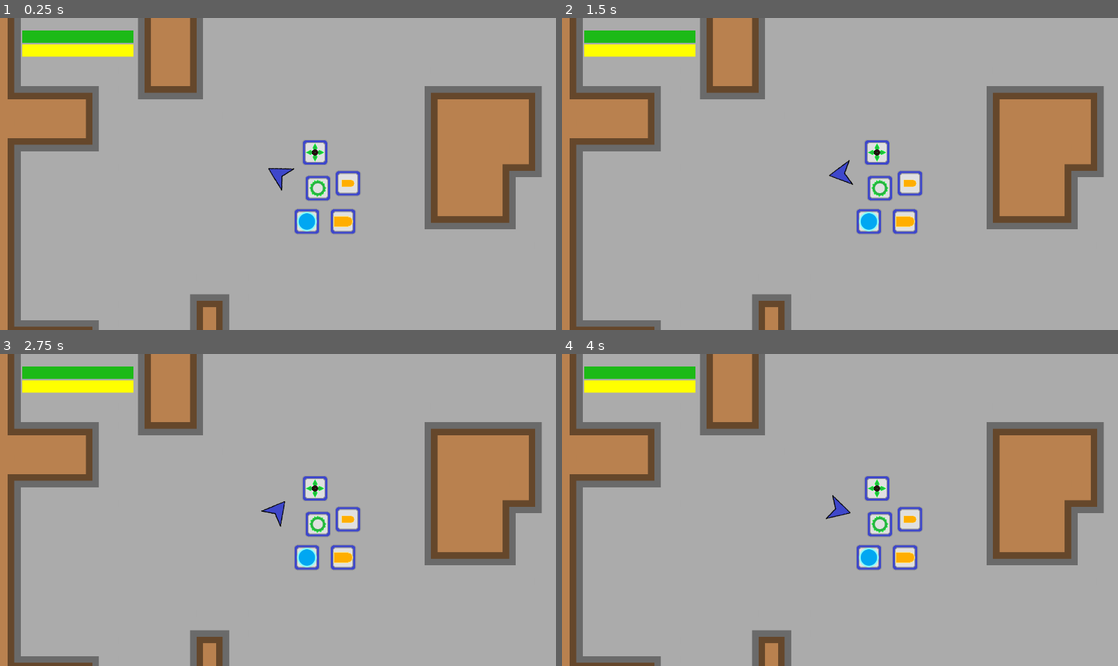
Above: before the commit, frames 1-4 (two rows, left to right).
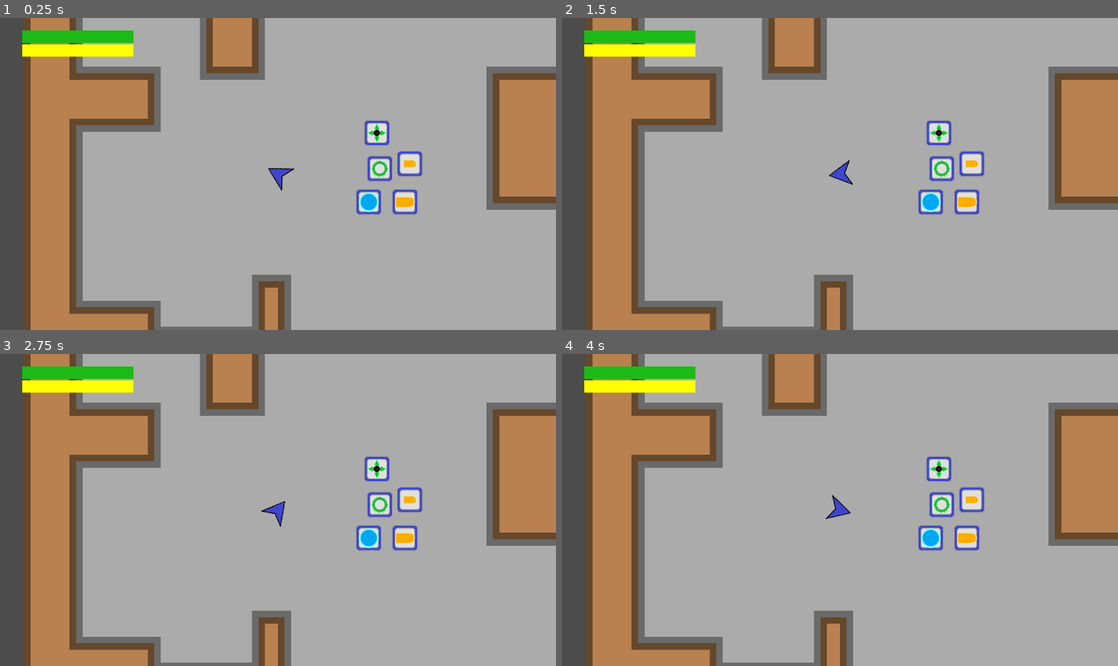
Above: after the commit, the same moments.

Repository: afkpuezo/blinkshooter
Game: Godot game, scene res://scenes/demos/demo.tscn
The game is run twice, just before and just after one commit, with the same random seed, the same clock (stepped at 60 frames per second) and the same inputs.
Inputs (mouse positions are in pixels of both pictures, inside the frame that each line leads up to):
- Up to frame 1 (0.25 s): no input
- Up to frame 2 (1.5 s): tap Enter at 0.5 s; move the mouse to (962, 158) at 0.52 s; click (962, 158) at 0.6 s; tap Space at 1.25 s; move the mouse to (728, 189) at 1.27 s; click (728, 189) at 1.35 s
- Up to frame 3 (2.75 s): tap Enter at 2 s; move the mouse to (333, 441) at 2.02 s; click (333, 441) at 2.1 s
- Up to frame 4 (4 s): tap Space at 2.75 s; move the mouse to (812, 572) at 2.77 s; click (812, 572) at 2.85 s; tap Enter at 3.5 s; move the mouse to (1006, 556) at 3.52 s; click (1006, 556) at 3.6 s

The runs differ from the first frame. In frame 1, 37% of the frame differs, in the area x 0-100%, y 0-100%; in frame 2, 37%; in frame 3, 37%; in frame 4, 37%.

Commit message:
Player scene re-done to inherit from unit

Diff:
--- a/project.godot
+++ b/project.godot
@@ -149,10 +149,10 @@
 "language": "GDScript",
 "path": "res://scenes/units/player/player_components/pickup_grabber.gd"
 }, {
-"base": "Unit",
-"class": "Player",
-"language": "GDScript",
-"path": "res://scenes/units/player/player.gd"
+"base": "Node2D",
+"class": "PlayerBrain",
+"language": "GDScript",
+"path": "res://scenes/units/player/player_brain.gd"
 }, {
 "base": "Node2D",
 "class": "PlayerDetection",
@@ -273,7 +273,7 @@
 "Mover": "",
 "Pickup": "",
 "PickupGrabber": "",
-"Player": "",
+"PlayerBrain": "",
 "PlayerDetection": "",
 "PlayerMonitorText": "",
 "PlayerMover": "",
--- a/scenes/actions/blink/blink.gd
+++ b/scenes/actions/blink/blink.gd
@@ -75,7 +75,7 @@
 		Spawner.spawn_node(effect_scene.instance(), user.get_position())
 		destination_effect = effect_scene.instance()
 		Spawner.spawn_node(destination_effect, target_position, 0, 0.1)
-	user.do_teleport_animation()
+	GameEvents.emit_signal("player_teleport_started")
 
 	yield(get_tree().create_timer(teleport_wait_time, false), "timeout")
 	GameEvents.emit_signal("player_teleported")
--- a/scenes/actions/shuriken/shuriken_attack.gd
+++ b/scenes/actions/shuriken/shuriken_attack.gd
@@ -70,7 +70,7 @@
 func on_collision(col: KinematicCollision2D):
 	var collider = col.collider
 	#print("DEBUG: shuriken colliding with %s" % collider.name)
-	if Player.is_player(collider):
+	if PlayerBrain.is_player(collider):
 		die()
 	else: # assume wall
 		emit_signal("exploded")
--- a/scenes/demos/demo.tscn
+++ b/scenes/demos/demo.tscn
@@ -44,9 +44,6 @@
 
 [node name="Units" type="Node2D" parent="."]
 
-[node name="Player" parent="Units" instance=ExtResource( 5 )]
-position = Vector2( 200, 200 )
-
 [node name="Enemy" parent="Units" instance=ExtResource( 9 )]
 position = Vector2( 1224, 653 )
 starting_weapon_scene = ExtResource( 4 )
@@ -66,3 +63,6 @@
 [node name="Enemy5" parent="Units" instance=ExtResource( 9 )]
 position = Vector2( 1492, 602 )
 starting_weapon_scene = ExtResource( 4 )
+
+[node name="Player" parent="Units" instance=ExtResource( 1 )]
+position = Vector2( 48, 248 )
--- a/scenes/singletons/game_events.gd
+++ b/scenes/singletons/game_events.gd
@@ -42,7 +42,14 @@
 # warning-ignore:unused_signal
 signal player_weapon_bar_tick(msg)
 
-## might come back to add args to this
+## called when the teleportation starts
+# (used to trigger animation in new player scene)
+# might come back to add args to this
+# warning-ignore:unused_signal
+signal player_teleport_started()
+
+## called when the player actually moves
+# might come back to add args to this
 # warning-ignore:unused_signal
 signal player_teleported()
 
--- a/scenes/units/enemies/enemy.gd
+++ b/scenes/units/enemies/enemy.gd
@@ -67,7 +67,7 @@
 
 ## if shot by the player from far away, we know where they are
 func take_damage(amount: int, source):
-	var true_source = Player.get_player_if_source(source)
+	var true_source = PlayerBrain.get_player_if_source(source)
 	if true_source:
 		_update_knowledge_of_player(true, true_source)
 	.take_damage(amount, true_source)
--- a/scenes/units/enemies/enemy_components/player_detection/player_detection.gd
+++ b/scenes/units/enemies/enemy_components/player_detection/player_detection.gd
@@ -95,9 +95,9 @@
 	if bodies.empty():
 		return return_dict
 
-	var player: Player
+	var player: Unit
 	for body in bodies:
-		if body is Player:
+		if PlayerBrain.is_player(body):
 			player = body
 			break
 
@@ -108,7 +108,7 @@
 	for ray in rays_arr:
 		#print("DEBUG: PlayerDetection._ready(): checking ray")
 		ray.force_raycast_update()
-		if ray.is_colliding() and ray.get_collider() is Player:
+		if ray.is_colliding() and PlayerBrain.is_player(ray.get_collider()):
 			num_hits += 1
 			#if ray == center_ray:
 			if ray.name == CENTER_RAY_NAME:
--- a/scenes/units/player/new_player.tscn
+++ /dev/null
@@ -1,41 +0,0 @@
-[gd_scene load_steps=5 format=2]
-
-[ext_resource path="res://scenes/units/unit.tscn" type="PackedScene" id=1]
-[ext_resource path="res://scenes/units/player/player_components/player_mover.gd" type="Script" id=2]
-[ext_resource path="res://scenes/units/unit_components/combat_resource.gd" type="Script" id=3]
-[ext_resource path="res://scenes/units/player/player_character.png" type="Texture" id=4]
-
-[node name="Player" instance=ExtResource( 1 )]
-
-[node name="Health" type="Node" parent="CombatResources" index="0"]
-script = ExtResource( 3 )
-is_player = true
-
-[node name="Energy" type="Node" parent="CombatResources" index="1"]
-script = ExtResource( 3 )
-type = 1
-is_player = true
-
-[node name="BasicAmmo" type="Node" parent="CombatResources" index="2"]
-script = ExtResource( 3 )
-MAX_VALUE = 50
-type = 2
-is_player = true
-
-[node name="BigAmmo" type="Node" parent="CombatResources" index="3"]
-script = ExtResource( 3 )
-MAX_VALUE = 5
-type = 3
-is_player = true
-
-[node name="MovementStats" parent="." index="2"]
-MAX_SPEED = 500
-
-[node name="ExplosionAnimator" parent="Animators" index="1"]
-sprite_z = "5"
-
-[node name="PlayerMover" type="Node2D" parent="." index="5"]
-script = ExtResource( 2 )
-
-[node name="Sprite" type="Sprite" parent="." index="6"]
-texture = ExtResource( 4 )
--- a/scenes/units/player/player.tscn
+++ b/scenes/units/player/player.tscn
@@ -1,22 +1,19 @@
-[gd_scene load_steps=15 format=2]
+[gd_scene load_steps=12 format=2]
 
-[ext_resource path="res://scenes/units/player/player_components/action_bar.gd" type="Script" id=1]
-[ext_resource path="res://scenes/hit_boxes/hurt_box.gd" type="Script" id=2]
-[ext_resource path="res://scenes/units/player/player_components/weapon_bar.gd" type="Script" id=3]
+[ext_resource path="res://scenes/units/unit.tscn" type="PackedScene" id=1]
+[ext_resource path="res://scenes/units/player/player_components/player_mover.gd" type="Script" id=2]
+[ext_resource path="res://scenes/units/unit_components/combat_resource.gd" type="Script" id=3]
 [ext_resource path="res://scenes/units/player/player_character.png" type="Texture" id=4]
-[ext_resource path="res://scenes/units/player/player_components/player_mover.gd" type="Script" id=5]
-[ext_resource path="res://scenes/movement/movement_stats.gd" type="Script" id=6]
-[ext_resource path="res://scenes/units/unit_components/bullet_spawn_point.gd" type="Script" id=7]
-[ext_resource path="res://scenes/units/player/player.gd" type="Script" id=8]
-[ext_resource path="res://scenes/units/unit_components/combat_resource.gd" type="Script" id=9]
-[ext_resource path="res://scenes/effects/explosions/explosion_animator.tscn" type="PackedScene" id=10]
-[ext_resource path="res://scenes/effects/giblets_animator.tscn" type="PackedScene" id=11]
-[ext_resource path="res://scenes/units/player/player_components/pickup_grabber.tscn" type="PackedScene" id=12]
+[ext_resource path="res://scenes/units/player/player_brain.gd" type="Script" id=5]
+[ext_resource path="res://scenes/units/player/player_components/weapon_bar.gd" type="Script" id=6]
+[ext_resource path="res://scenes/units/player/player_components/action_bar.gd" type="Script" id=7]
+[ext_resource path="res://scenes/units/unit_components/bullet_spawn_point.gd" type="Script" id=9]
+[ext_resource path="res://scenes/units/player/player_components/pickup_grabber.tscn" type="PackedScene" id=10]
 
-[sub_resource type="Animation" id=1]
+[sub_resource type="Animation" id=2]
 resource_name = "Idle"
 
-[sub_resource type="Animation" id=2]
+[sub_resource type="Animation" id=3]
 resource_name = "Teleport"
 length = 0.5
 tracks/0/type = "value"
@@ -44,91 +41,78 @@
 "values": [ Vector2( 1, 1 ), Vector2( 0.8, 0.8 ), Vector2( 0.8, 0.8 ), Vector2( 1, 1 ) ]
 }
 
-[node name="Player" type="KinematicBody2D"]
-z_index = 1
+[node name="Player" instance=ExtResource( 1 )]
 collision_layer = 2
 collision_mask = 5
-script = ExtResource( 8 )
 
-[node name="Sprite" type="Sprite" parent="."]
-texture = ExtResource( 4 )
-
-[node name="CombatResources" type="Node" parent="."]
-
-[node name="Health" type="Node" parent="CombatResources"]
-script = ExtResource( 9 )
-__meta__ = {
-"_editor_description_": ""
-}
+[node name="Health" type="Node" parent="CombatResources" index="0"]
+script = ExtResource( 3 )
 is_player = true
 
-[node name="Energy" type="Node" parent="CombatResources"]
-script = ExtResource( 9 )
+[node name="Energy" type="Node" parent="CombatResources" index="1"]
+script = ExtResource( 3 )
 REGEN = 10
 type = 1
 is_player = true
 
-[node name="Ammo" type="Node" parent="CombatResources"]
-script = ExtResource( 9 )
+[node name="BasicAmmo" type="Node" parent="CombatResources" index="2"]
+script = ExtResource( 3 )
+MAX_VALUE = 50
 type = 2
 is_player = true
 
-[node name="BigAmmo" type="Node" parent="CombatResources"]
-script = ExtResource( 9 )
+[node name="BigAmmo" type="Node" parent="CombatResources" index="3"]
+script = ExtResource( 3 )
 MAX_VALUE = 5
 type = 3
 is_player = true
 
-[node name="MovementStats" type="Node" parent="."]
-script = ExtResource( 6 )
+[node name="MovementStats" parent="." index="1"]
 MAX_SPEED = 500
 
-[node name="ActionBar" type="Node2D" parent="."]
-script = ExtResource( 1 )
+[node name="ExplosionAnimator" parent="Animators" index="1"]
+sprite_z = "5"
 
-[node name="BulletSpawnPoint" type="Node2D" parent="."]
-position = Vector2( 48, 0 )
+[node name="PlayerMover" type="Node2D" parent="." index="4"]
+script = ExtResource( 2 )
+
+[node name="Sprite" type="Sprite" parent="." index="5"]
+texture = ExtResource( 4 )
+
+[node name="PlayerBrain" type="Node2D" parent="." index="6"]
+script = ExtResource( 5 )
+
+[node name="AnimationPlayer" type="AnimationPlayer" parent="PlayerBrain" index="0"]
+root_node = NodePath("../..")
+anims/Idle = SubResource( 2 )
+anims/Teleport = SubResource( 3 )
+
+[node name="ActionBar" type="Node2D" parent="." index="7"]
 script = ExtResource( 7 )
 
-[node name="AnimationPlayer" type="AnimationPlayer" parent="."]
-anims/Idle = SubResource( 1 )
-anims/Teleport = SubResource( 2 )
+[node name="WeaponBar" type="Node2D" parent="." index="8"]
+script = ExtResource( 6 )
 
-[node name="CollisionPolygon2D" type="CollisionPolygon2D" parent="."]
-polygon = PoolVector2Array( 28, 0, -26, 30, -10, 0, -26, -30 )
+[node name="CollisionPolygon2D" type="CollisionPolygon2D" parent="." index="9"]
+visible = false
+polygon = PoolVector2Array( -26, -28, 26, 0, -26, 28 )
 
-[node name="HurtBox" type="Area2D" parent="."]
+[node name="BulletSpawnPoint" type="Node2D" parent="." index="10"]
+position = Vector2( 48, 0 )
+script = ExtResource( 9 )
+
+[node name="HurtBox" parent="." index="11"]
 collision_layer = 2
 collision_mask = 0
-script = ExtResource( 2 )
 
-[node name="CollisionPolygon2D" type="CollisionPolygon2D" parent="HurtBox"]
+[node name="CollisionPolygon2D" type="CollisionPolygon2D" parent="HurtBox" index="0"]
 visible = false
-build_mode = 1
-polygon = PoolVector2Array( -10, 0, -27, -30, 24, 0, -27, 30 )
+polygon = PoolVector2Array( -26, -28, 26, 0, -26, 28 )
 
-[node name="PlayerMover" type="Node2D" parent="."]
-script = ExtResource( 5 )
+[node name="PickupGrabber" parent="." index="12" instance=ExtResource( 10 )]
 
-[node name="WeaponBar" type="Node2D" parent="."]
-script = ExtResource( 3 )
-num_slots = 2
-
-[node name="Buffs" type="Node2D" parent="."]
-
-[node name="Animators" type="Node2D" parent="."]
-
-[node name="GibletsAnimator" parent="Animators" instance=ExtResource( 11 )]
-
-[node name="ExplosionAnimator" parent="Animators" instance=ExtResource( 10 )]
-sprite_z = "5"
-
-[node name="PickupGrabber" parent="." instance=ExtResource( 12 )]
-
-[connection signal="died" from="." to="Animators/GibletsAnimator" method="on_death"]
-[connection signal="died" from="." to="Animators/ExplosionAnimator" method="create_explosion"]
+[connection signal="died" from="." to="PlayerBrain" method="on_unit_death"]
 [connection signal="value_changed" from="CombatResources/Health" to="." method="_check_for_death"]
-[connection signal="animation_finished" from="AnimationPlayer" to="." method="_on_animation_end"]
 [connection signal="found_action" from="PickupGrabber" to="ActionBar" method="add_action"]
 [connection signal="found_resource" from="PickupGrabber" to="." method="gain_resource"]
 [connection signal="found_weapon" from="PickupGrabber" to="WeaponBar" method="add_weapon"]
--- a/scenes/units/player/player.gd
+++ b/scenes/units/player/player_brain.gd
@@ -1,17 +1,11 @@
-extends Unit
-class_name Player
-## primary player controller
+extends Node2D
+class_name PlayerBrain
+## This once was the Player class, but I decided to revise the structure for Units
+## This component contains some extra functionality to turn a Unit into the Player
+## TODO get a better name for this class
 
 
 onready var anim_player: AnimationPlayer = $AnimationPlayer
-
-export(Array, PackedScene) var starting_actions
-export(Array, PackedScene) var starting_weapons
-
-
-# child nodes
-onready var action_bar: ActionBar = $ActionBar
-onready var weapon_bar: WeaponBar = $WeaponBar
 
 
 # ----------
@@ -19,16 +13,20 @@
 # ----------
 
 
-## Overkill for now, might be more correct later if code gets more complicated
-static func is_player(n: Node):
-	return n != null and n.has_method("_is_player_help")
+## Checks if the given node is a unit and has a PlayerBrain component
+static func is_player(n: Node) -> bool:
+	if n != null and n is Unit:
+		for c in n.get_children():
+			if c.has_method("is_player"):
+				return true
+	return false
 
 
 ## Currently used by enemies to figure out who an attack came from.
 ## I kludged it so that bullets have the player as a source but the attacks
 ## from actions (such as the shuriken) point to the action node.
 ## This method will handle both cases.
-## Returns the player node if it is the source of this attack, otherwise
+## Returns the player (unit) node if it is the source of this attack, otherwise
 ## null
 static func get_player_if_source(n: Node):
 	if is_player(n):
@@ -46,6 +44,7 @@
 
 func _ready() -> void:
 	GameEvents.emit_signal("player_spawned", {'player': self})
+	GameEvents.connect("player_teleport_started", self, "do_teleport_animation")
 
 
 # ----------
@@ -53,20 +52,15 @@
 # ----------
 
 
-## can't use the Player class in this script, looking for this method will do the same thing
-## pretty gross
-func _is_player_help() -> bool:
-	return true
-
-
-## from Unit
-func die():
+## from Unit signal
+func on_unit_death():
 	GameEvents.emit_signal("player_died", {'player': self})
-	.die()
 
 
 ## call the animation on the animation player
+## TODO connect to event
 func do_teleport_animation():
+	print("do_teleport_animation called")
 	anim_player.play("Teleport")
 
 
--- a/scenes/units/unit.tscn
+++ b/scenes/units/unit.tscn
@@ -1,11 +1,10 @@
 [gd_scene load_steps=6 format=2]
 
 [ext_resource path="res://scenes/units/unit.gd" type="Script" id=1]
+[ext_resource path="res://scenes/hit_boxes/hurt_box.gd" type="Script" id=2]
 [ext_resource path="res://scenes/movement/movement_stats.gd" type="Script" id=3]
 [ext_resource path="res://scenes/effects/giblets_animator.tscn" type="PackedScene" id=4]
 [ext_resource path="res://scenes/effects/explosions/explosion_animator.tscn" type="PackedScene" id=5]
-
-[sub_resource type="RectangleShape2D" id=1]
 
 [node name="Unit" type="KinematicBody2D"]
 collision_layer = 0
@@ -13,9 +12,6 @@
 script = ExtResource( 1 )
 
 [node name="CombatResources" type="Node" parent="."]
-
-[node name="CollisionShape2D" type="CollisionShape2D" parent="."]
-shape = SubResource( 1 )
 
 [node name="MovementStats" type="Node" parent="."]
 script = ExtResource( 3 )
@@ -28,5 +24,8 @@
 
 [node name="ExplosionAnimator" parent="Animators" instance=ExtResource( 5 )]
 
+[node name="HurtBox" type="Area2D" parent="."]
+script = ExtResource( 2 )
+
 [connection signal="died" from="." to="Animators/GibletsAnimator" method="on_death"]
 [connection signal="died" from="." to="Animators/ExplosionAnimator" method="create_explosion"]
Not shown: 1 places in scenes/demos/demo.tscn that only renumber resources
